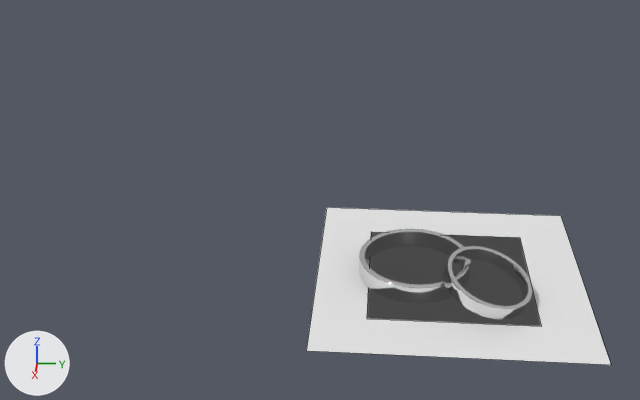
Before and after pictures for a commit that changed the Blender file data/scenes/caustics/scene.blend.
The view is the same before and after, from a 50 mm lens placed at (5.74, -0.56, 3.7), pointed at (0.09, -0.98, 0.66). Every picture has the same lights, and +X, +Y and +Z are marked at lower left. Mesh edges are drawn as thin lines on the coarser meshes.
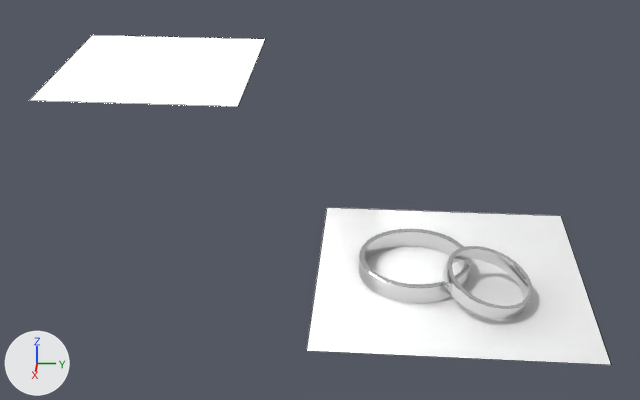
What differs and where, as boxes (x1, y1, x2, y2) in the pictures (640 x 400 px):
'Plane.002', added: after (29, 35, 265, 106)
'Plane.001', hidden: before (367, 232, 541, 326)

The change, as a diff of the scene's bpy script:
```diff
--- a/data/scenes/caustics/scene.blend.py
+++ b/data/scenes/caustics/scene.blend.py
@@ mat_material_001 @@
+mat_material_001 = emission_material('Material.001')
+mat_material_001.base_color = (1.0, 1.0, 1.0)  # white #ffffff
+mat_material_001.strength = 25.1
@@ mat_material_002 @@
+mat_material_002 = emission_material('Material.002')
+mat_material_002.base_color = (1.0, 1.0, 1.0)  # white #ffffff
+mat_material_002.strength = 11.5
@@ me_plane_001 @@
 me_plane_001.from_pydata(...)  # 4 vertices, 1 face; spans x -1.0..1.0, y -1.0..1.0, z 0.0
+me_plane_001.materials.append(mat_material_001)  # white #ffffff
@@ me_plane_003 @@
+me_plane_003.from_pydata([(-1.0, -1.0, 0.0), (1.0, -1.0, 0.0), (-1.0, 1.0, 0.0), (1.0, 1.0, 0.0)], [], [(0, 1, 3, 2)])
+me_plane_003.materials.append(mat_material_002)  # white #ffffff
@@ ob_plane_001 @@
 ob_plane_001 = bpy.data.objects.new('Plane.001', me_plane_001)
-ob_plane_001.location = (0.0, 0.0, 0.0)
-ob_plane_001.scale = (0.606, 0.606, 0.606)
+ob_plane_001.location = (0.0, -2.394, 1.012)
+ob_plane_001.rotation_euler = (1.055, 0.0, 0.0)  # degrees (60, 0, 0)
+ob_plane_001.scale = (0.62, 0.62, 0.62)
+ob_plane_001.hide_set(True)
@@ ob_plane_002 @@
+ob_plane_002 = bpy.data.objects.new('Plane.002', me_plane_003)
+ob_plane_002.location = (0.0, -2.108, 1.605)
+ob_plane_002.rotation_euler = (3.142, 0.0, 0.0)  # degrees (180, 0, 0)
+ob_plane_002.scale = (0.663, 0.663, 0.663)
```
